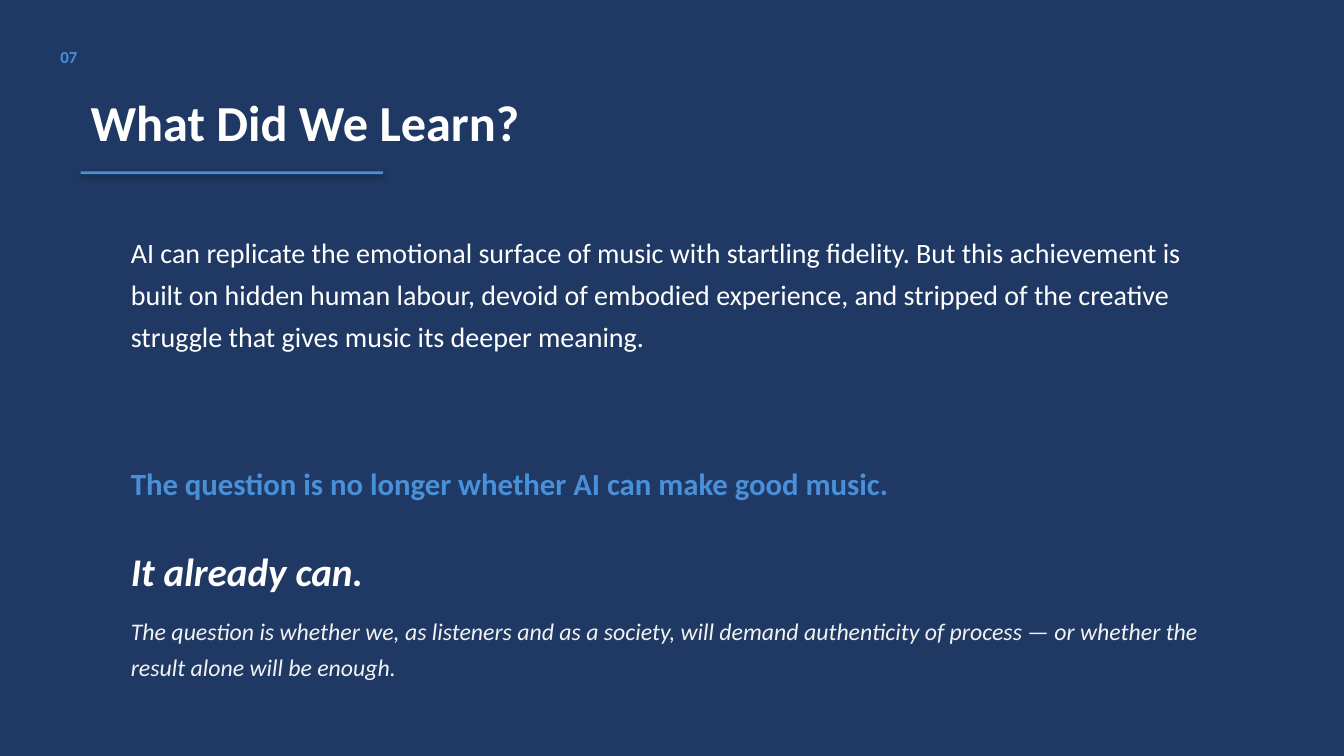
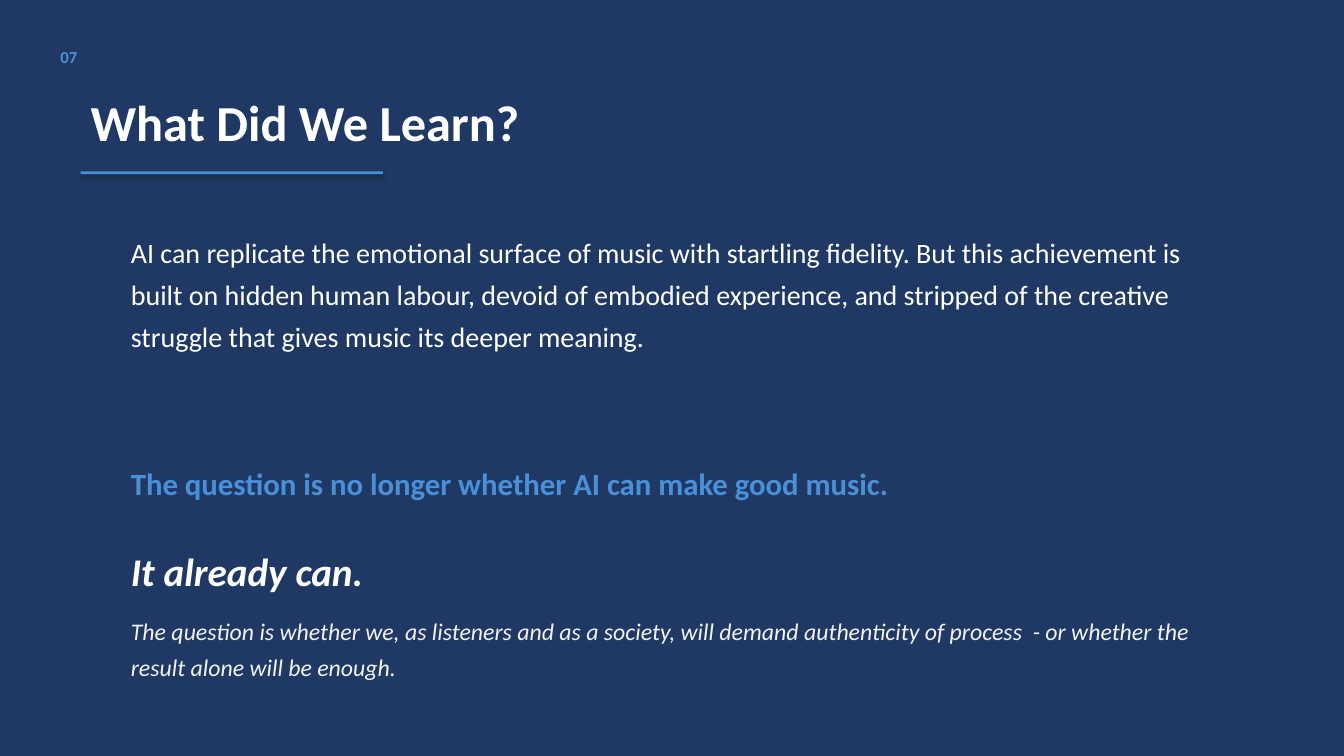
Before and after one commit to Elias-Schwegler/PHKI, a slide deck: slide 8 of Assignment_1_AI_Music_Generation/PHKI_Assignment1_Presentation.pptx. Drawn at 1344x756 pixels with LibreOffice and Linux fonts; fonts in the diff are those of the drawing. Boxes give left, top, right and bottom in pixels: in the first picture for what was removed or moved away, otherwise in the second. Text is boxed around its words. In the diff, an @@ line names an element or a change of style, - is before the commit and + after.

```diff
--- a/Assignment_1_AI_Music_Generation/PHKI_Assignment1_Presentation.pptx
+++ b/Assignment_1_AI_Music_Generation/PHKI_Assignment1_Presentation.pptx
@@ text at (131, 623, 1189, 680): text changed @@
-The question is whether we, as listeners and as a society, will demand authenticity of process — or whether the result alone will be enough.
+The question is whether we, as listeners and as a society, will demand authenticity of process - or whether the result alone will be enough.
```
Also in this commit, not shown: 4 other slides changed, 3 other files.
